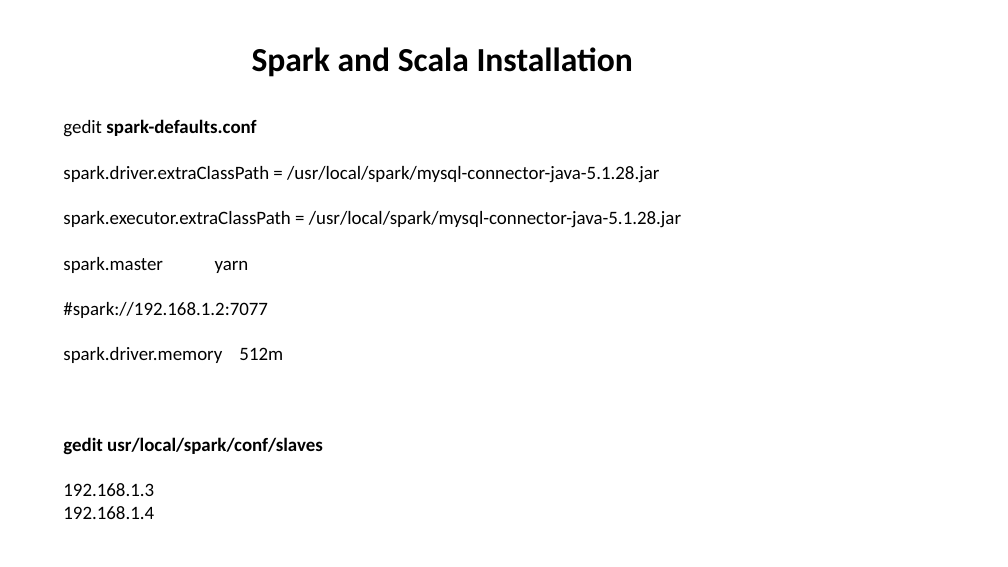
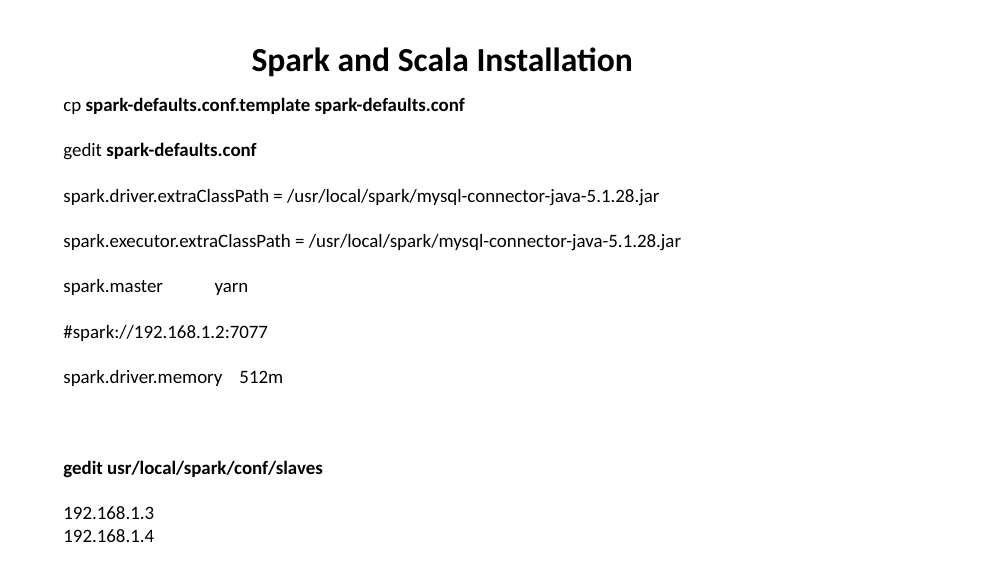
Before and after one commit to aashmishra/Bigdata_ppt, a slide deck: slide 8 of sparkscala.pptx. Drawn at 1008x567 pixels with LibreOffice and Linux fonts; fonts in the diff are those of the drawing. Boxes give left, top, right and bottom in pixels: in the first picture for what was removed or moved away, otherwise in the second. Text is boxed around its words. In the diff, an @@ line names an element or a change of style, - is before the commit and + after.

```diff
--- a/sparkscala.pptx
+++ b/sparkscala.pptx
@@ text at (63,97,465,114): paragraph added @@
+cp spark-defaults.conf.template spark-defaults.conf
```
Also in this commit, not shown: 3 other slides changed.
